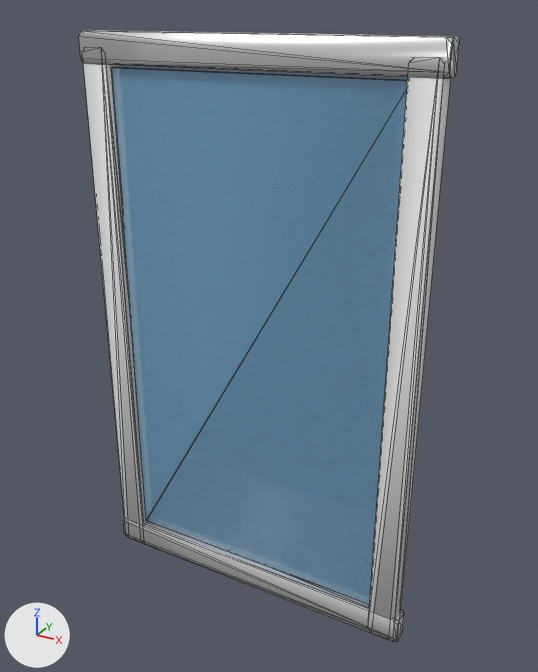
An edit to the glTF model models/objects/13_glass_wall_full.glb, drawn before and after from the same camera.
Camera for both pictures: a camera (50 mm lens) standing at (1.76, -3.0, 3.1) and looking at (0.07, 0.08, 1.56). Arrows for +X, +Y and +Z are at lower left; the lights stay in place. The older version comes first. Mesh edges are drawn as thin lines. Where no turn or scale is listed for an object, it has been applied to the vertices. Vertices at exactly the same position are counted once.

Names of what the first picture shows: 'bottom', 'glass', 'side', 'side_1', 'top'.
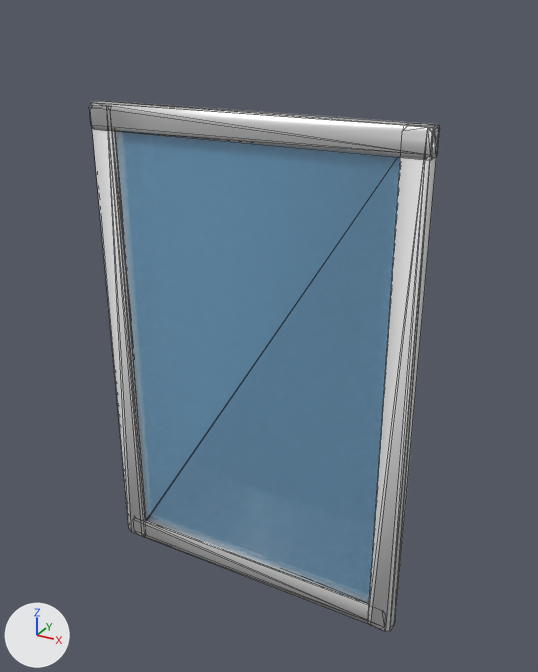
The newer file is also rescaled (x1.143), turned or shifted as a whole; pictures and numbers use the older file's frame.

Changed parts and their boxes [x1, y1, x2, y2] in the pictures (538 x 672 px):
'glass', moved, rescaled (12% shorter)
    before: [111, 67, 408, 605]
    after: [115, 131, 400, 602]
'frame.001', added
    after: [89, 101, 440, 632]
    faces in mat_material_1_039 (its picture is missing): [92, 127, 437, 632]
    faces in mat_material_0_039 (its picture is missing): [89, 101, 440, 625]
'side_1', deleted
    before: [369, 77, 451, 621]
'top', deleted
    before: [79, 30, 459, 78]
'side', deleted
    before: [83, 62, 146, 525]
'bottom', deleted
    before: [123, 518, 404, 642]

The change in detail:
me_glass_008 is used by ob_glass; location (0.0, 0.0, 0.042).
me_glass_008 had 24 vertices, 44 faces and spanned x -0.76..0.76, y -0.02..0.03, z 0.12..2.8.
me_glass_008 now has 24 vertices, 44 faces and spans x -0.76..0.76, y -0.02..0.02, z 0.12..2.55.
me_glass_008 part 1: the whole mesh is scaled about the mesh origin by (1, 0.782, 0.907).
Mesh me_top_016_1 is new.
It has 96 vertices, 176 faces and spans x -0.93..0.82, y -0.05..0.04, z -2.57..0.06.
Faces by material slot: [88, 88].
It uses material mat_material_0_039 (its picture is missing).
It uses material mat_material_1_039 (its picture is missing).
Object 'bottom' (ob_bottom) is deleted.
Object 'side' (ob_side) is deleted.
Object 'side_1' (ob_side_1) is deleted.
Object 'top' (ob_top) is deleted.
Object 'frame.001' (ob_frame_001) is new; it shows me_top_016_1.
Its location is (0.049, 0.001, 2.61).
